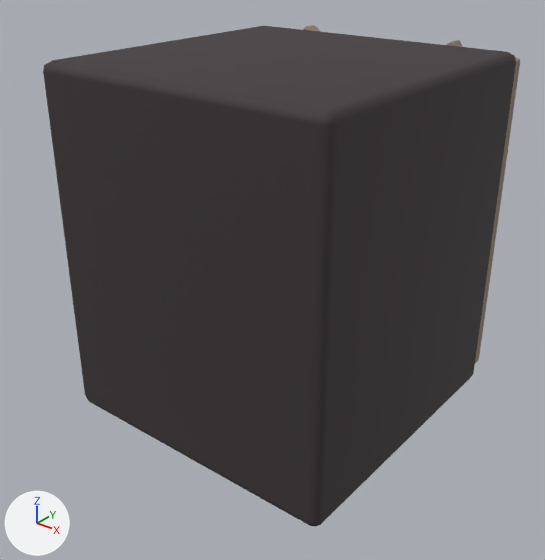
Two versions of the Blender file tools/godot-campaign/structure-art/blend/uplink-top-1.blend, one commit apart.
Before and after are seen from a camera (50 mm lens) standing at (1.158, -1.504, 1.297) and looking at (0.003, -0.061, 0.402). Every picture has the same lights, and +X, +Y and +Z are marked at lower left. The first picture is the older version.

Before the edit, the objects in view are built like this:
```python
me_cube = bpy.data.meshes.new('Cube')
me_cube.from_pydata(...)  # 56 vertices, 54 faces; spans x -0.42..0.42, y 0.015..0.985, z -0.42..0.42
me_cube.materials.append(mat_uplink_0)  # dark grey #4f494b
me_cube_001 = bpy.data.meshes.new('Cube.001')
me_cube_001.from_pydata(...)  # 224 vertices, 216 faces; spans x -0.403..0.403, y 0.04..0.995, z -0.475..-0.395
me_cube_001.materials.append(mat_uplink_1)  # brown #968679
me_cube_003 = bpy.data.meshes.new('Cube.003')
me_cube_003.from_pydata(...)  # 56 vertices, 54 faces; spans x -0.275..0.275, y 0.155..0.845, z -0.449..-0.425
me_cube_003.materials.append(mat_uplink_2)  # dark grey #383d42
me_cube_004 = bpy.data.meshes.new('Cube.004')
me_cube_004.from_pydata(...)  # 280 vertices, 270 faces; spans x -0.257..0.257, y 0.175..0.825, z -0.5..-0.445
me_cube_004.materials.append(mat_uplink_3)  # orange #cb8b51
ob_uplink_0 = bpy.data.objects.new('uplink_0', me_cube)
ob_uplink_0.location = (0.0, 0.0, 0.0)
ob_uplink_0.rotation_euler = (1.571, 0.0, 0.0)  # degrees (90, 0, 0)
ob_uplink_1 = bpy.data.objects.new('uplink_1', me_cube_001)
ob_uplink_1.location = (0.0, 0.0, 0.0)
ob_uplink_1.rotation_euler = (1.571, 0.0, 0.0)  # degrees (90, 0, 0)
ob_uplink_2 = bpy.data.objects.new('uplink_2', me_cube_003)
ob_uplink_2.location = (0.0, 0.0, 0.0)
ob_uplink_2.rotation_euler = (1.571, 0.0, 0.0)  # degrees (90, 0, 0)
ob_uplink_3 = bpy.data.objects.new('uplink_3', me_cube_004)
ob_uplink_3.location = (0.0, 0.0, 0.0)
ob_uplink_3.rotation_euler = (1.571, 0.0, 0.0)  # degrees (90, 0, 0)
```
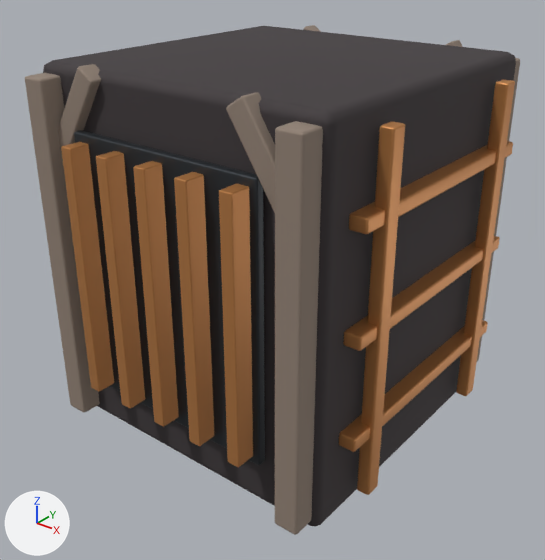
Boxes [x1, y1, x2, y2] around the edits, measured in the pictures (545 x 560 px):
'uplink_3', reshaped (not visible before)
    after: [61, 79, 515, 495]
'uplink_1', reshaped (mostly hidden before)
    before: [303, 25, 520, 363]
    after: [25, 25, 520, 535]
'uplink_2', reshaped (not visible before)
    after: [74, 130, 265, 465]
part 1 of me_cube_001, added (brown)
    after: [25, 73, 100, 412]
part 2 of me_cube_001, added (brown)
    after: [275, 121, 323, 535]
part 3 of me_cube_001, added (brown)
    after: [58, 64, 101, 165]
part 4 of me_cube_001, added (brown)
    after: [226, 92, 275, 213]
part 6 of me_cube_004, added (orange)
    after: [61, 142, 114, 392]
part 7 of me_cube_004, added (orange)
    after: [96, 151, 145, 408]
part 8 of me_cube_004, added (orange)
    after: [133, 161, 179, 427]
part 9 of me_cube_004, added (orange)
    after: [174, 172, 214, 446]
part 10 of me_cube_004, added (orange)
    after: [219, 184, 253, 467]
part 11 of me_cube_004, added (orange)
    after: [339, 79, 515, 495]

Edits to the bpy script that builds the scene:
```text
Change me_cube_001:
    used by ob_uplink_1; location = (0.0, 0.0, 0.0); rotation_euler = (1.571, 0.0, 0.0), in degrees (90, 0, 0)
    remove me_cube_001.from_pydata(...)  # 224 vertices, 216 faces; spans x -0.403..0.403, y 0.04..0.995, z -0.475..-0.395
    add me_cube_001.from_pydata(...)  # 448 vertices, 432 faces; spans x -0.403..0.403, y 0.04..0.995, z -0.475..0.475
    me_cube_001 part 1: the loose piece of 56 vertices spanning x -0.403..-0.338, y 0.04..0.96, z -0.475..-0.4 is copied, and the copy is moved by (0.0, 0.0, 0.876); it spans x -0.403..-0.338, y 0.04..0.96, z 0.4..0.475
    me_cube_001 part 2: the loose piece of 56 vertices spanning x 0.338..0.403, y 0.04..0.96, z -0.475..-0.4 is copied, and the copy is moved by (0.0, 0.0, 0.876); it spans x 0.338..0.403, y 0.04..0.96, z 0.4..0.475
    me_cube_001 part 3: the loose piece of 56 vertices spanning x -0.381..-0.195, y 0.747..0.995, z -0.445..-0.395 is copied, and the copy is moved by (0.0, 0.0, 0.84); it spans x -0.381..-0.195, y 0.747..0.995, z 0.395..0.445
    me_cube_001 part 4: the loose piece of 56 vertices spanning x 0.195..0.381, y 0.747..0.995, z -0.445..-0.395 is copied, and the copy is moved by (0.0, 0.0, 0.84); it spans x 0.195..0.381, y 0.747..0.995, z 0.395..0.445
Change me_cube_003:
    used by ob_uplink_2; location = (0.0, 0.0, 0.0); rotation_euler = (1.571, 0.0, 0.0), in degrees (90, 0, 0)
    remove me_cube_003.from_pydata(...)  # 56 vertices, 54 faces; spans x -0.275..0.275, y 0.155..0.845, z -0.449..-0.425
    add me_cube_003.from_pydata(...)  # 112 vertices, 108 faces; spans x -0.275..0.275, y 0.155..0.845, z -0.449..0.449
    me_cube_003 part 5: the loose piece of 56 vertices spanning x -0.275..0.275, y 0.155..0.845, z -0.449..-0.425 is copied, and the copy is moved by (0.0, 0.0, 0.874); it spans x -0.275..0.275, y 0.155..0.845, z 0.425..0.449
Change me_cube_004:
    used by ob_uplink_3; location = (0.0, 0.0, 0.0); rotation_euler = (1.571, 0.0, 0.0), in degrees (90, 0, 0)
    remove me_cube_004.from_pydata(...)  # 280 vertices, 270 faces; spans x -0.257..0.257, y 0.175..0.825, z -0.5..-0.445
    add me_cube_004.from_pydata(...)  # 1120 vertices, 1080 faces; spans x -0.47..0.47, y 0.06..0.94, z -0.5..0.5
    me_cube_004 part 6: the loose piece of 56 vertices spanning x -0.257..-0.223, y 0.175..0.825, z -0.5..-0.445 is copied, and the copy is moved by (0.0, 0.0, 0.946); it spans x -0.257..-0.223, y 0.175..0.825, z 0.445..0.5
    me_cube_004 part 7: the loose piece of 56 vertices spanning x -0.137..-0.103, y 0.175..0.825, z -0.5..-0.445 is copied, and the copy is moved by (0.0, 0.0, 0.946); it spans x -0.137..-0.103, y 0.175..0.825, z 0.445..0.5
    me_cube_004 part 8: the loose piece of 56 vertices spanning x -0.017..0.017, y 0.175..0.825, z -0.5..-0.445 is copied, and the copy is moved by (0.0, 0.0, 0.946); it spans x -0.017..0.017, y 0.175..0.825, z 0.445..0.5
    me_cube_004 part 9: the loose piece of 56 vertices spanning x 0.103..0.137, y 0.175..0.825, z -0.5..-0.445 is copied, and the copy is moved by (0.0, 0.0, 0.946); it spans x 0.103..0.137, y 0.175..0.825, z 0.445..0.5
    me_cube_004 part 10: the loose piece of 56 vertices spanning x 0.223..0.257, y 0.175..0.825, z -0.5..-0.445 is copied, and the copy is moved by (0.0, 0.0, 0.946); it spans x 0.223..0.257, y 0.175..0.825, z 0.445..0.5
    me_cube_004 part 11: 280 vertices added at x 0.417..0.47, y 0.06..0.94, z -0.345..0.345
    other edits to the shape of me_cube_004 do not show in these pictures
```
